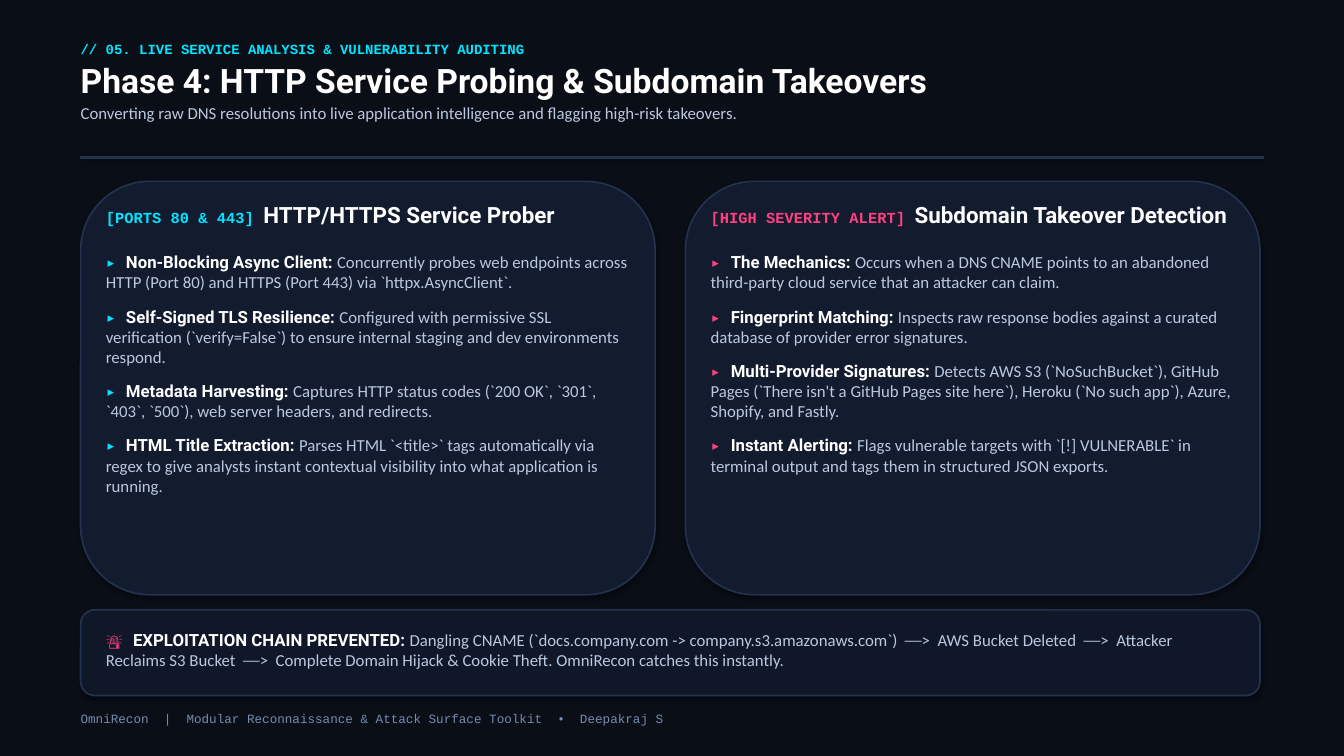
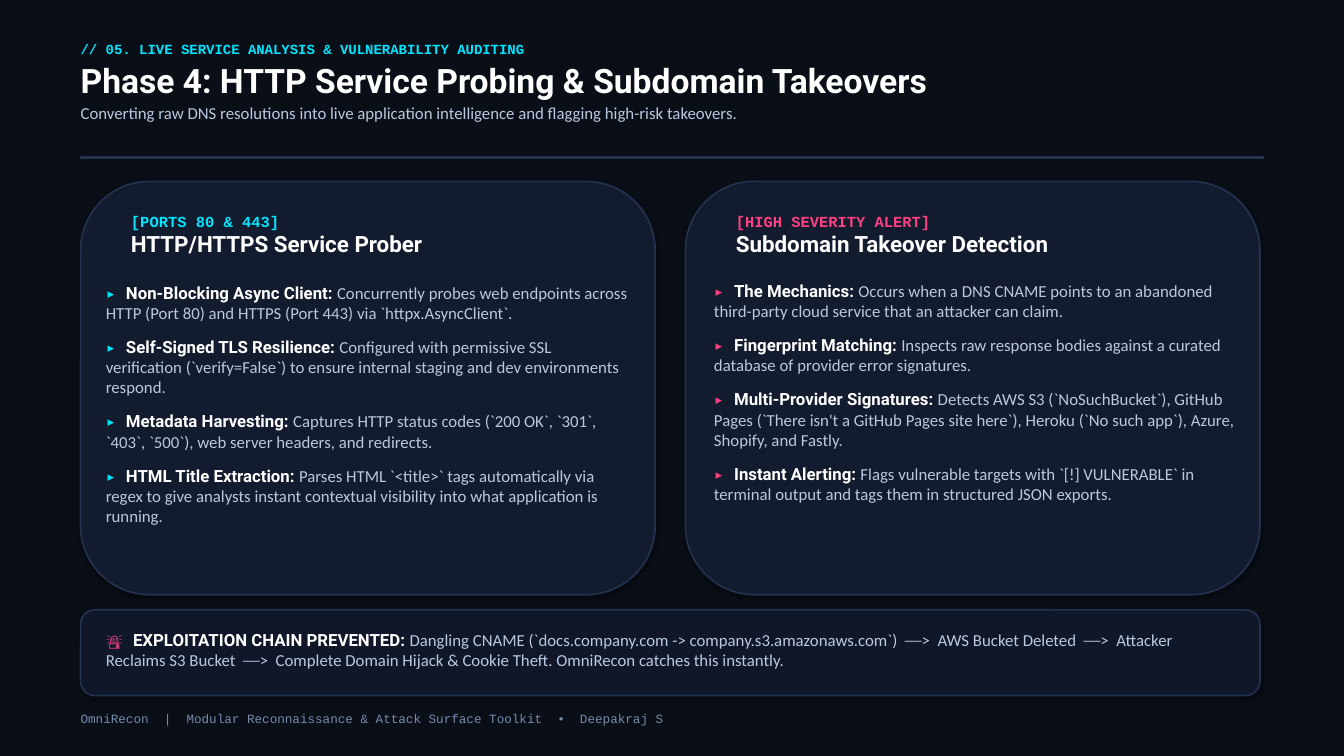
Before and after one commit to Nightwing-007/OmniRecon, a slide deck: slide 6 of OmniRecon_Presentation.pptx. Drawn at 1344x756 pixels with LibreOffice and Linux fonts; fonts in the diff are those of the drawing. Boxes give left, top, right and bottom in pixels: in the first picture for what was removed or moved away, otherwise in the second. Text is boxed around its words. In the diff, an @@ line names an element or a change of style, - is before the commit and + after.

Commit message:
Made some changes to the power point presentation

```diff
--- a/OmniRecon_Presentation.pptx
+++ b/OmniRecon_Presentation.pptx
@@ text at (131,216,423,254): text changed @@
-[PORTS 80 & 443] HTTP/HTTPS Service Prober
+[PORTS 80 & 443]
+HTTP/HTTPS Service Prober
@@ text at (736,216,1048,253): text changed @@
-[HIGH SEVERITY ALERT] Subdomain Takeover Detection
+[HIGH SEVERITY ALERT]
+Subdomain Takeover Detection
@@ text "▸ Non-Blocking Async Client: Concurrently ...": place and size @@
-text "▸ Non-Blocking Async Client: Concurrently ..." at (106,255,627,495)
+text "▸ Non-Blocking Async Client: Concurrently ..." at (106,286,627,525)
@@ text "▸ The Mechanics: Occurs when ...": place and size @@
-text "▸ The Mechanics: Occurs when ..." at (711,255,1231,475)
+text "▸ The Mechanics: Occurs when ..." at (714,284,1234,503)
```
Also in this commit, not shown: 4 other slides changed.
